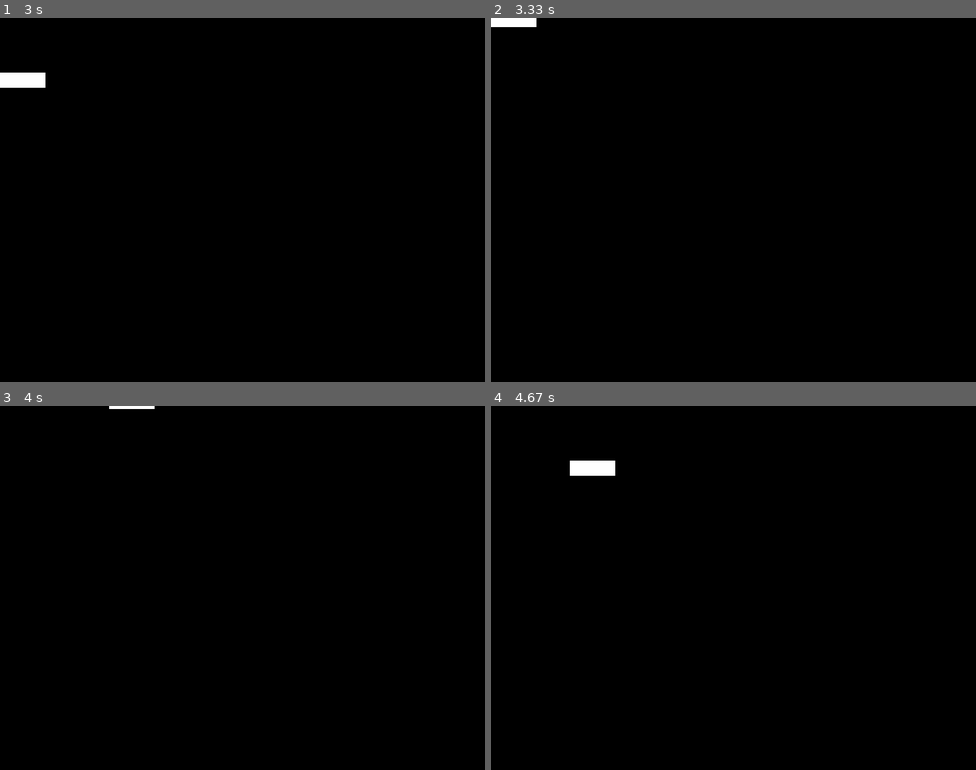
Above: before the commit, frames 1-4 (two rows, left to right).
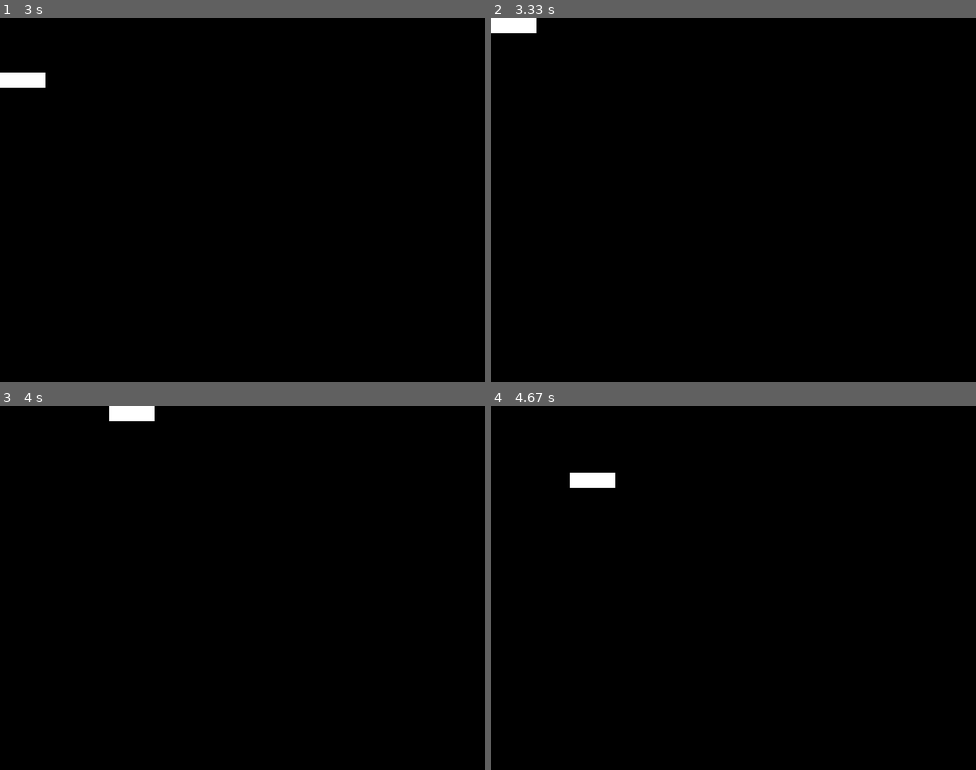
Above: after the commit, the same moments.

Repository: joshua-cole/typing-game-for-kids
Game: pygame game, started from typing-game.py
Two runs of this game, one before a commit and one after it. Both use one fixed random seed, a clock stepped at 60 frames per second and the inputs below.
Inputs:
- Up to frame 1 (3 s): hold Right 0.33-0.8 s; hold Right 1.17-1.63 s; hold Left 1.67-2.2 s; hold Down 2.23-2.53 s; hold Left 2.57-2.97 s
- Up to frame 2 (3.33 s): hold Up from 3 s (still down)
- Up to frame 3 (4 s): release Up at 3.37 s; hold Right from 3.4 s (still down)
- Up to frame 4 (4.67 s): release Right at 4.03 s; hold Down 4.07-4.43 s; hold Left from 4.47 s (still down)

Frame 1 is identical in both runs. In frame 2, 0.2% of the frame differs, in the area x 0-10%, y 2-5%; in frame 3, 0.3%; in frame 4, 0.6%, in the area x 16-26%, y 15-23%.

Commit message:
added enemy class

Diff:
--- a/typing-game.py
+++ b/typing-game.py
@@ -1,5 +1,8 @@
 # Import the pygame module
 import pygame
+
+# Import random for random numbers
+import random
 
 # Import pygame.locals for easier access to key coordinates
 # Updated to conform to flake8 and black standards
@@ -36,9 +39,40 @@
         if pressed_keys[K_RIGHT]:
             self.rect.move_ip(5, 0)
 
+        # Keep player on the screen
+        if self.rect.left < 0:
+            self.rect.left = 0
+        if self.rect.right > SCREEN_WIDTH:
+            self.rect.right = SCREEN_WIDTH
+        if self.rect.top <= 0:
+            self.rect.top = 0
+        if self.rect.bottom >= SCREEN_HEIGHT:
+            self.rect.bottom = SCREEN_HEIGHT
+
 # Initialize pygame
 pygame.init()
 
+# Define the enemy object by extend pygame.sprite.Sprite
+# The surface you draw on the screen is now an attribute of 'enemy'
+class Enemy(pygame.sprite.Sprite):
+    def __init__(self):
+        super(Enemy, self).__init__()
+        self.surf = pygame.surface((20, 10))
+        self.surf.fill ((255, 255, 255))
+        self.rect = self.surf.get_rect(
+            center=(
+                random.randint(SCREEN_WIDTH + 20, SCREEN_HEIGHT + 100),
+                random.randint(0, SCREEN_HEIGHT),
+            )
+        )
+        self.speed = random.randint(5, 20)
+
+    # Move the sprite based on speed
+    # Remove the sprite when it passes the left edge of the screen
+    def update(self):
+        self.rect.move_ip(-self.speed, 0)
+        if self.rect.right < 0:
+            self.kill()
 # Create the screen object
 # The size is determined by the constant SCREEN_WIDTH and SCREEN_HEIGHT
 screen = pygame.display.set_mode((SCREEN_WIDTH, SCREEN_HEIGHT))
